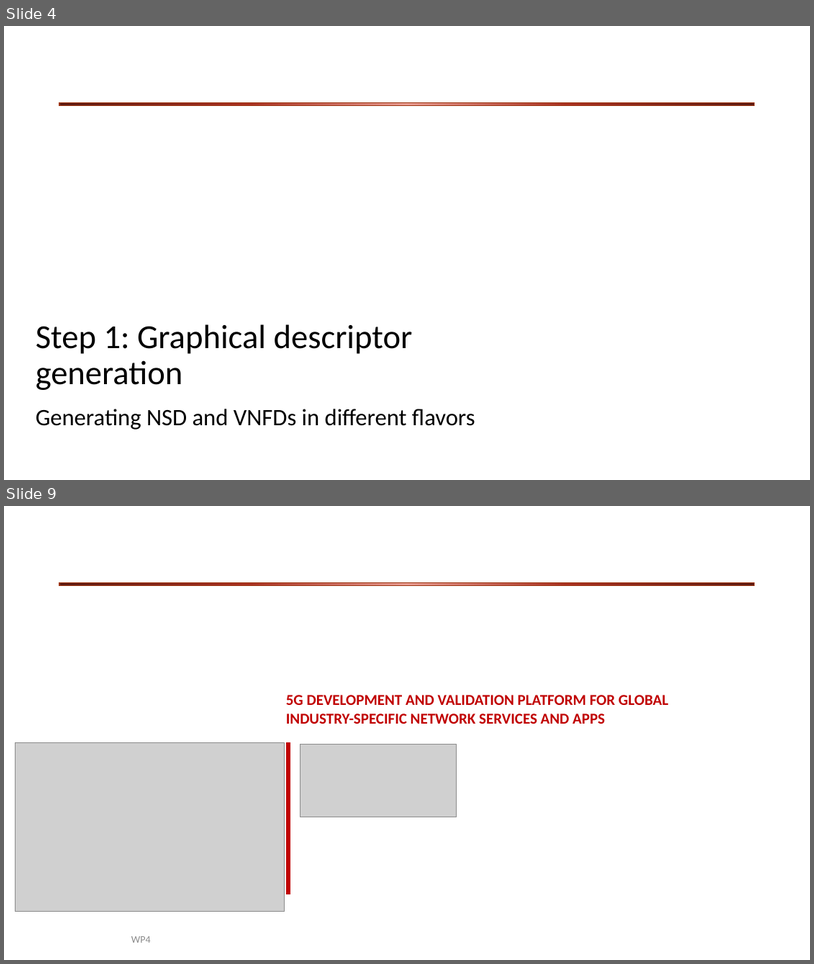
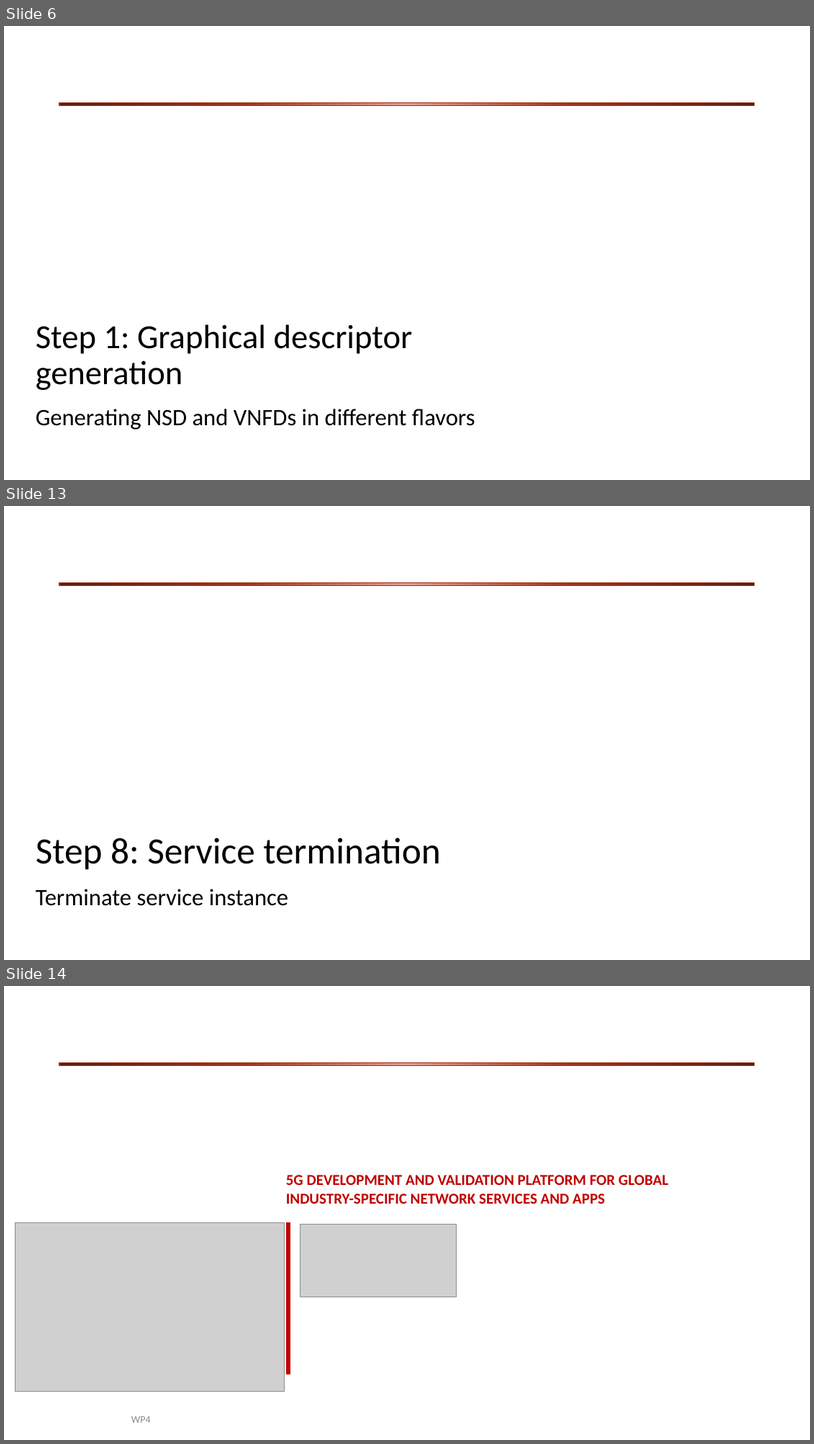
Before and after one commit to CN-UPB/demo-multi-platform-nfv-sdk, a slide deck: slides/video-slides.pptx. Shown one above the other, each under a label of ours: slides 4 and 9 before the commit, slides 6, 13 and 14 after it; the slides between them are not shown. The pictures are 814x964 and 814x1444 pixels, drawn with LibreOffice and Linux fonts; fonts in the diff are those of the drawing; grey boxes stand for pictures; background and template pictures are left out. Boxes give left, top, right and bottom in pixels: in the first picture for what was removed or moved away, otherwise in the second. Text is boxed around its words. In the diff, an @@ line names an element or a change of style, - is before the commit and + after.

```diff
--- a/slides/video-slides.pptx
+++ b/slides/video-slides.pptx
@@ slide 13 added at (4, 506, 810, 960), background #FFFFFF; not listed: 1 template element that a slide beside it also shows @@
@@ title added at (36, 837, 440, 870), 44 pt, text #000000 @@
+Step 8: Service termination
@@ subtitle added at (36, 888, 288, 906), 28 pt, text #000000 @@
+Terminate service instance
@@ what was slide 4 is now slide 6 @@
@@ what was slide 9 is now slide 14 @@
```
Also in this commit, not shown: 6 slides changed, 4 other slides added.
